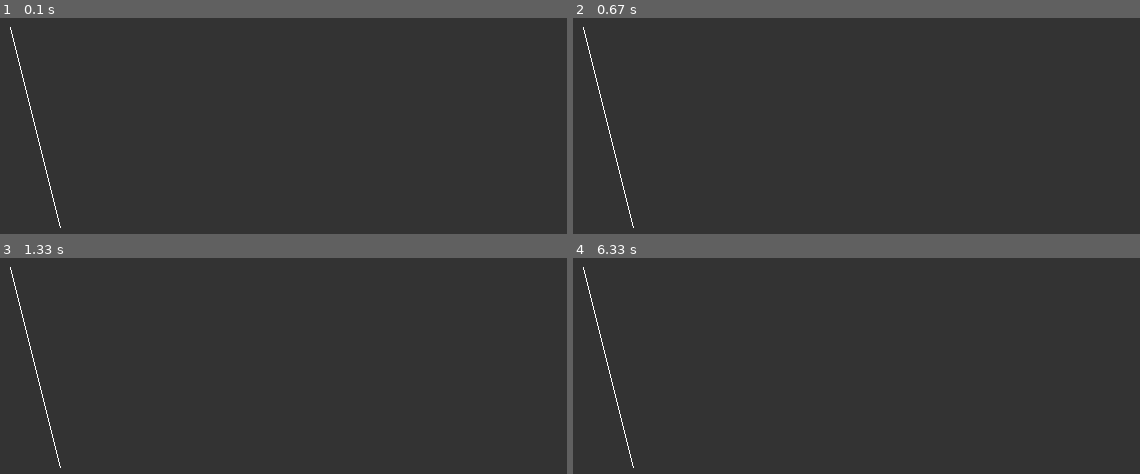
Above: before the commit, frames 1-4 (two rows, left to right).
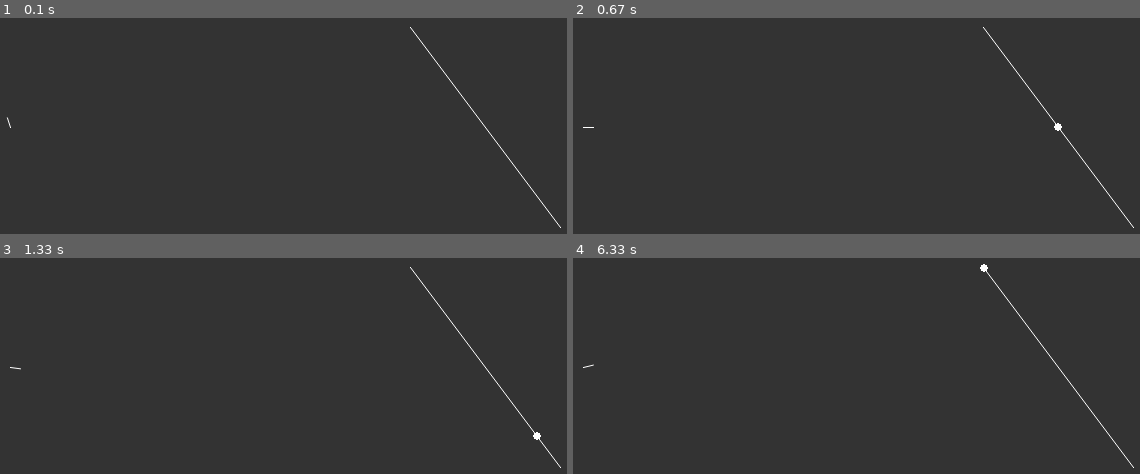
Above: after the commit, the same moments.

Repository: DHameete/pygames
Game: pygame game, started from 05_Raycasting/main.py
Same seed, same stepped clock (60 frames per second), same inputs: the game is played once before the commit and once after it.
Inputs (mouse positions are in pixels of both pictures, inside the frame that each line leads up to):
- Up to frame 1 (0.1 s): no input
- Up to frame 2 (0.67 s): click (884, 126) at 0.38 s
- Up to frame 3 (1.33 s): click (outside the picture) at 0.72 s; click (402, 420) at 1.05 s
- Up to frame 4 (6.33 s): click (outside the picture) at 1.38 s; click (879, 441) at 1.72 s; click (outside the picture) at 2.05 s; click (outside the picture) at 2.38 s; click (624, 426) at 2.72 s; click (outside the picture) at 3.05 s; click (692, 471) at 3.38 s; click (outside the picture) at 3.72 s; click (outside the picture) at 4.05 s; click (635, 404) at 4.38 s; click (outside the picture) at 4.72 s; click (outside the picture) at 5.05 s; click (outside the picture) at 5.38 s; click (686, 467) at 5.72 s; click (outside the picture) at 6.05 s

The runs differ from the first frame. In frame 1, 0.5% of the frame differs, in the area x 1-99%, y 4-98%; in frame 2, 0.5%; in frame 3, 0.5%; in frame 4, 0.5%, in the area x 1-99%, y 2-98%.

Commit message:
one ray casted on wall

Diff:
--- a/05_Raycasting/main.py
+++ b/05_Raycasting/main.py
@@ -1,10 +1,11 @@
 import pygame
 from pygame.locals import *
-import sys
+import sys, math
 
 width = 800
 height = 600
 
+WHITE = (255, 255, 255)
 
 class Vec2D:
 
@@ -12,21 +13,69 @@
         self.x = x
         self.y = y
 
+    def scale(self, s):
+        self.x = self.x * s
+        self.y = self.y * s
+
+    def normalize(self):
+        n = math.sqrt(self.x * self.x + self.y * self.y)
+        self.x = self.x / n
+        self.y = self.y / n
+
 
 class Ray:
 
-    def __init__(self):
-            pass
+    def __init__(self, x, y):
+        self.pos = Vec2D(x, y)
+        self.dir = Vec2D(1, 0)
+        # self.dir.scale(10)
 
+    def lookAt(self, x, y):
+        self.dir.x = x - self.pos.x
+        self.dir.y = y - self.pos.y
+        self.dir.normalize()
 
-class Boundary:
+    def show(self, surface):
+        start = (self.pos.x, self.pos.y)
+        end = (self.pos.x + 10*self.dir.x, self.pos.y + 10* self.dir.y)
+        pygame.draw.aaline(surface, WHITE, start, end, 1)
+
+    def cast(self, wall):
+        x1 = wall.a.x
+        y1 = wall.a.y
+        x2 = wall.b.x
+        y2 = wall.b.y
+
+        x3 = self.pos.x
+        y3 = self.pos.y
+        x4 = self.pos.x + self.dir.x
+        y4 = self.pos.y + self.dir.y
+
+        den = (x1 - x2) * (y3 - y4) - (y1 - y2) * (x3 - x4)
+        if(den == 0):
+            return
+
+        t = ((x1 - x3) * (y3 - y4) - (y1 - y3) * (x3 - x4)) / den
+        u = -((x1 - x2) * (y1 - y3) - (y1 - y2) * (x1 - x3)) / den
+
+        if (t > 0 and t < 1 and u > 0):
+            pt = Vec2D(0,0)
+            pt.x = x1 + t * (x2 - x1)
+            pt.y = y1 + t * (y2 - y1)
+            return pt
+        else:
+            return
+
+class Wall:
 
     def __init__(self, x1, y1, x2, y2):
         self.a = Vec2D(x1, y1)
         self.b = Vec2D(x2, y2)
 
     def show(self, surface):
-        pygame.draw.line(surface, (255, 255, 255), (self.a.x, self.a.y), (self.b.x, self.b.y), 1)
+        start = (self.a.x, self.a.y)
+        end = (self.b.x, self.b.y)
+        pygame.draw.aaline(surface, WHITE, start, end, 1)
 
 
 def main():
@@ -36,8 +85,10 @@
     display = (width, height)
     displaysurface = pygame.display.set_mode(display)
     pygame.display.set_caption("Raycasting")
-    B = Boundary(100,200,150,400)
 
+
+    wall = Wall(500,200,650,400)
+    ray = Ray(100, 300)
 
     # draw
     while True:
@@ -47,7 +98,16 @@
                 sys.exit()
 
         displaysurface.fill((51, 51, 51))
-        B.show(displaysurface)
+        wall.show(displaysurface)
+        ray.show(displaysurface)
+
+        (mouseX, mouseY) = pygame.mouse.get_pos()
+
+        ray.lookAt(mouseX, mouseY)
+
+        pt = ray.cast(wall)
+        if(pt):
+            pygame.draw.circle(displaysurface, (255, 255, 255), (pt.x, pt.y), 4)
 
         pygame.display.update()
 
